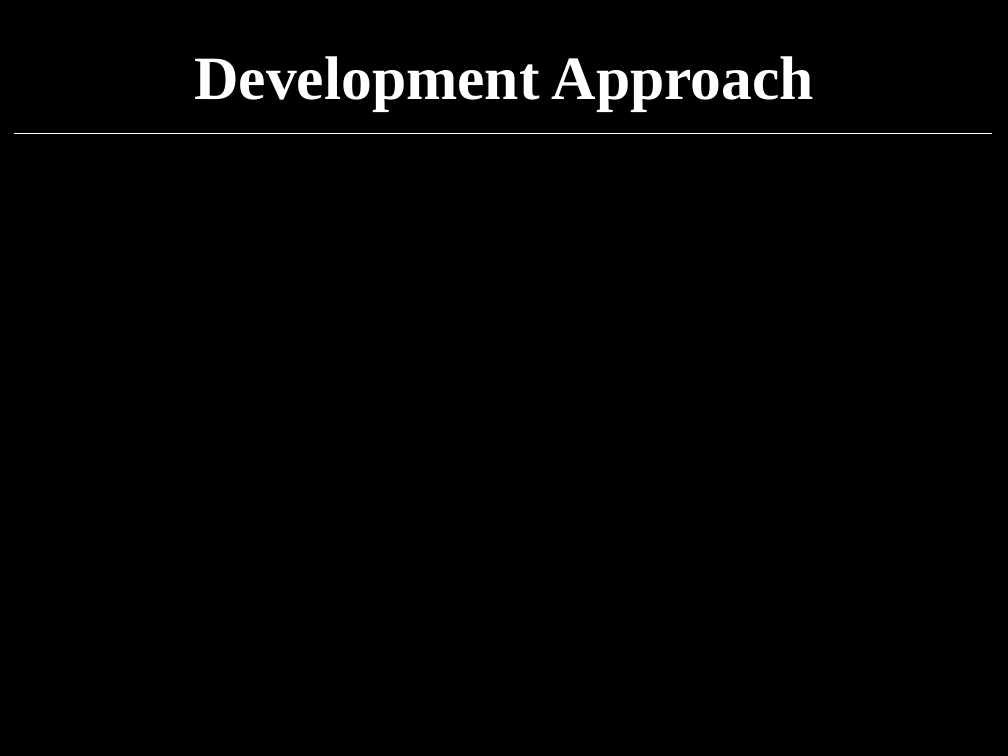
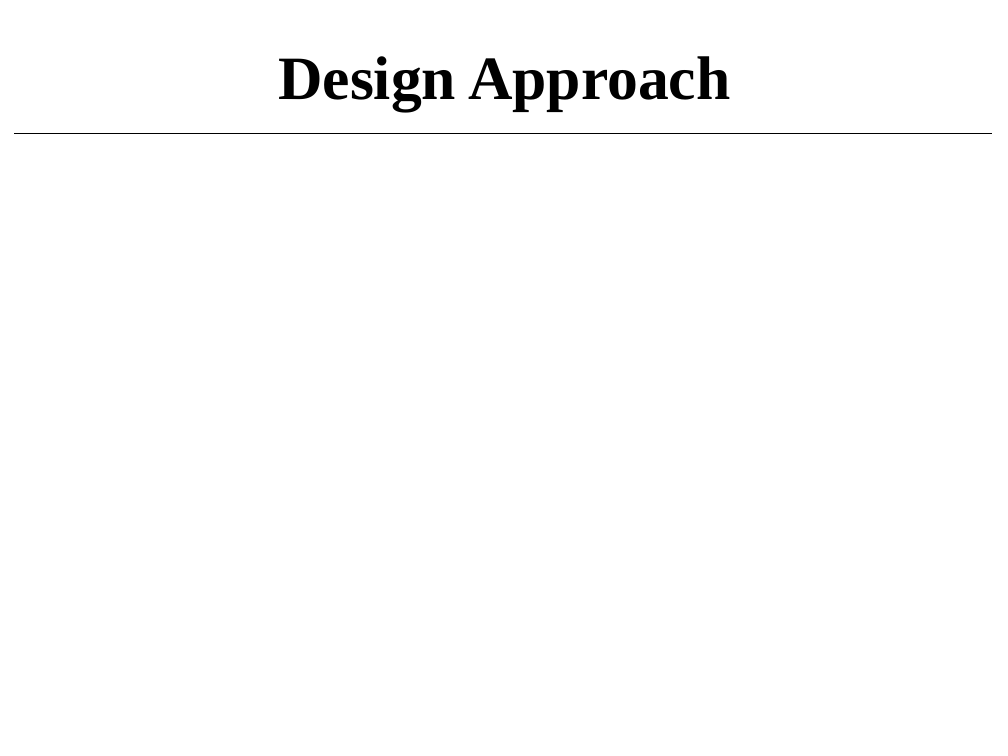
Before and after one commit to j4yd33p/MTP, a slide deck: slide 18 of MTP/Thesis/JBR_PPT.pptx (slide 14 before the commit). Drawn at 1008x756 pixels with LibreOffice and Linux fonts; fonts in the diff are those of the drawing; grey boxes stand for pictures. Boxes give left, top, right and bottom in pixels: in the first picture for what was removed or moved away, otherwise in the second. Text is boxed around its words. In the diff, an @@ line names an element or a change of style, - is before the commit and + after.

```diff
--- a/MTP/Thesis/JBR_PPT.pptx
+++ b/MTP/Thesis/JBR_PPT.pptx
@@ background #000000 to #FFFFFF @@
@@ title at (278,56,730,111): text changed; text colour #FFFFFF to #000000 @@
-Development Approach
+Design Approach
@@ line (14, 133) - (992, 133): stroke #FFFFFF 0.5 pt to #000000 0.5 pt @@
```
Also in this commit, not shown: 10 other slides changed, 15 slides added, 8 slides removed, 6 other files.
